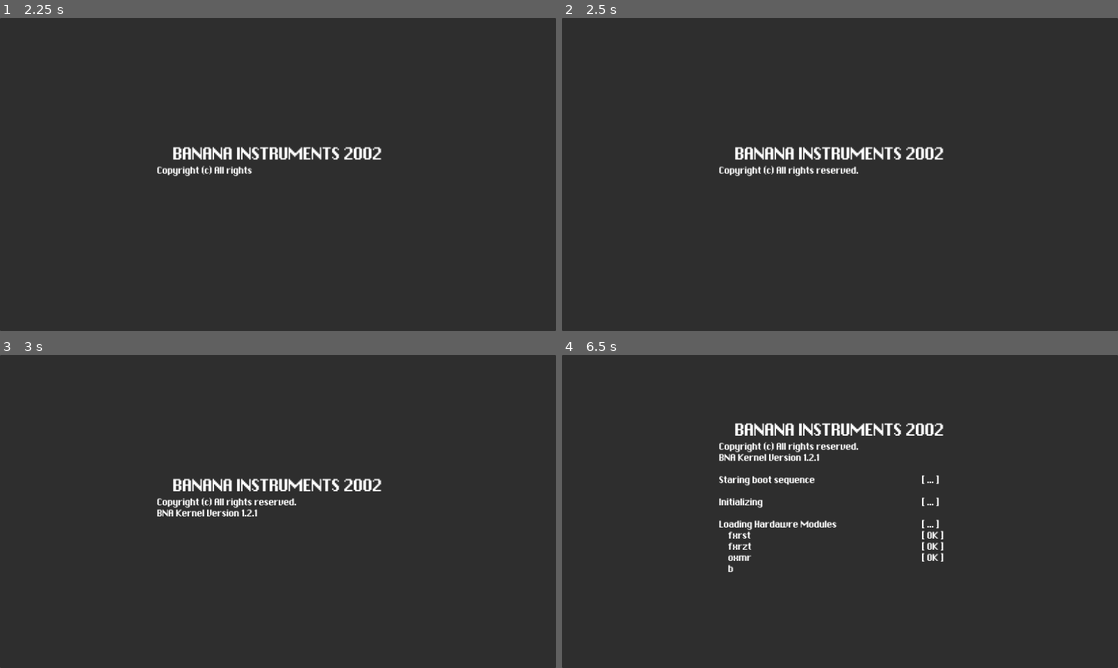
Above: before the commit, frames 1-4 (two rows, left to right).
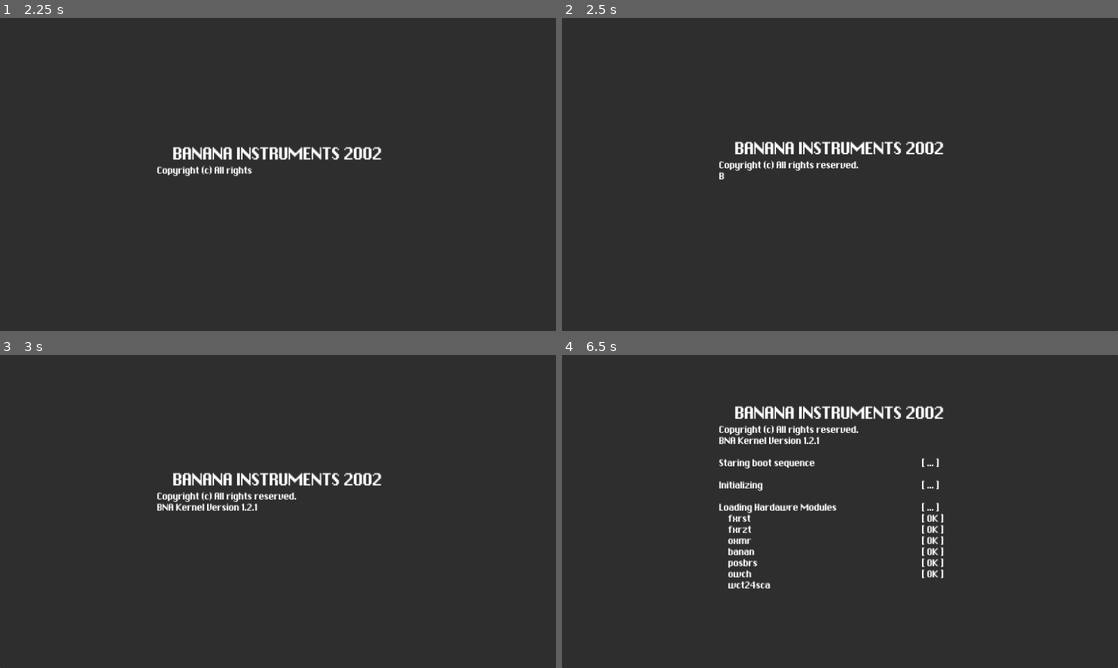
Above: after the commit, the same moments.

Repository: Just-a-Bee/banana_for_scale
Game: Godot game, scene res://ui/boot_screen.tscn
The game is run twice, just before and just after one commit, with the same random seed, the same clock (stepped at 60 frames per second) and the same inputs.
Inputs (mouse positions are in pixels of both pictures, inside the frame that each line leads up to):
- Up to frame 1 (2.25 s): move the mouse to (400, 158) at 0.52 s; move the mouse to (166, 190) at 1.27 s; move the mouse to (333, 105) at 2.02 s
- Up to frame 2 (2.5 s): no input
- Up to frame 3 (3 s): move the mouse to (250, 574) at 2.77 s
- Up to frame 4 (6.5 s): move the mouse to (1006, 558) at 3.52 s; move the mouse to (673, 464) at 4.27 s; move the mouse to (867, 511) at 5.02 s; move the mouse to (756, 433) at 5.77 s

Frame 1 is identical in both runs. In frame 2, 2.0% of the frame differs, in the area x 28-69%, y 39-52%; in frame 3, 2.5%; in frame 4, 5.6%, in the area x 28-69%, y 16-75%.

Commit message:
Game jam finished!!!!!!

Diff:
--- a/main/game.gd
+++ b/main/game.gd
@@ -72,7 +72,7 @@
 		next_event()
 	elif event == "end":
 		$GamePanel/VBoxContainer/MarginContainer/VBoxContainer/BottomBar/Button.disabled = true
-		await get_tree().create_timer(.4).timeout
+		await get_tree().create_timer(1.8).timeout
 		get_tree().change_scene_to_file("res://ui/end_screen.tscn")
 
 
--- a/main/game.tscn
+++ b/main/game.tscn
@@ -315,11 +315,14 @@
 
 [node name="Perfect" type="AudioStreamPlayer" parent="."]
 stream = ExtResource("11_lkcw3")
+volume_db = -3.0
 
 [node name="Good" type="AudioStreamPlayer" parent="."]
 stream = ExtResource("12_yafjm")
+volume_db = -3.0
 
 [node name="Bad" type="AudioStreamPlayer" parent="."]
 stream = ExtResource("13_7alda")
+volume_db = -3.0
 
 [connection signal="button_up" from="GamePanel/VBoxContainer/MarginContainer/VBoxContainer/BottomBar/Button" to="." method="_on_button_button_up"]
--- a/ui/boot_screen.gd
+++ b/ui/boot_screen.gd
@@ -22,14 +22,14 @@
 
 	while left_column.visible_ratio < 1:
 		left_column.visible_characters += 1
-		await get_tree().create_timer(.005).timeout
+		await get_tree().create_timer(.001).timeout
 
 		if left_column.text[left_column.visible_characters-1] == "\n":
-			await get_tree().create_timer(.1).timeout
+			await get_tree().create_timer(.03).timeout
 			var right_line_finished = false
 			while not right_line_finished:
 				right_column.visible_characters += 1
-				await get_tree().create_timer(.005).timeout
+				await get_tree().create_timer(.001).timeout
 				if right_column.text[right_column.visible_characters] == "\n":
 					right_line_finished = true
 	$Boot.hide()
--- a/ui/boot_screen.tscn
+++ b/ui/boot_screen.tscn
@@ -212,6 +212,7 @@
 
 [node name="AudioStreamPlayer" type="AudioStreamPlayer" parent="."]
 stream = ExtResource("3_xgkcm")
+volume_db = 3.748
 autoplay = true
 
 [node name="AudioStreamPlayer2" type="AudioStreamPlayer" parent="."]
--- a/ui/end_screen.gd
+++ b/ui/end_screen.gd
@@ -1,6 +1,6 @@
 extends Control
 
-const GOOD_SCORE = 16
+const GOOD_SCORE = 14
 const MID_SCORE = 10
 
 @onready var score_counts = [
@@ -14,6 +14,7 @@
 func score_animate():
 	$Exit.play()
 	await $Exit.finished
+	$Noise.play()
 	for i in score_counts:
 		var score_array = Score.score_array
 		score_array.reverse()
@@ -22,15 +23,15 @@
 			count += 1
 			i.text = str(count)
 			await get_tree().create_timer(.2).timeout
-		await get_tree().create_timer(1).timeout
+		await get_tree().create_timer(.4).timeout
 	var shown_score = 0
 	while shown_score < Score.total_score:
 		shown_score += 1
 		$PanelContainer/MarginContainer/VBoxContainer/TotalScore.text = "Score: " + str(shown_score)
 		await get_tree().create_timer(.1).timeout
-	if Score.total_score > GOOD_SCORE:
+	if Score.total_score >= GOOD_SCORE:
 		$Good.play()
-	elif Score.total_score > MID_SCORE:
+	elif Score.total_score >= MID_SCORE:
 		$Mid.play()
 	else:
 		$Bad.play()
--- a/ui/end_screen.tscn
+++ b/ui/end_screen.tscn
@@ -8,6 +8,7 @@
 [ext_resource type="AudioStream" uid="uid://ix1sf2ne703f" path="res://assets/audio/voice/good-ending.ogg" id="6_jd5sn"]
 [ext_resource type="AudioStream" uid="uid://m58naps7715k" path="res://assets/audio/voice/mid-ending.ogg" id="7_65oin"]
 [ext_resource type="AudioStream" uid="uid://ceide52dnlarl" path="res://assets/audio/voice/bad-ending.ogg" id="8_bpgcp"]
+[ext_resource type="AudioStream" uid="uid://1183eqvubm48" path="res://assets/audio/sfx/score-tally-noise.wav" id="9_7itbe"]
 
 [node name="EndScreen" type="Control"]
 layout_mode = 3
@@ -136,3 +137,6 @@
 
 [node name="Bad" type="AudioStreamPlayer" parent="."]
 stream = ExtResource("8_bpgcp")
+
+[node name="Noise" type="AudioStreamPlayer" parent="."]
+stream = ExtResource("9_7itbe")
Not shown, added: assets/audio/sfx/score-tally-noise.wav.import
Not shown: 1 places in ui/end_screen.tscn that only renumber resources
Not shown, added: assets/audio/sfx/score-tally-noise.wav
